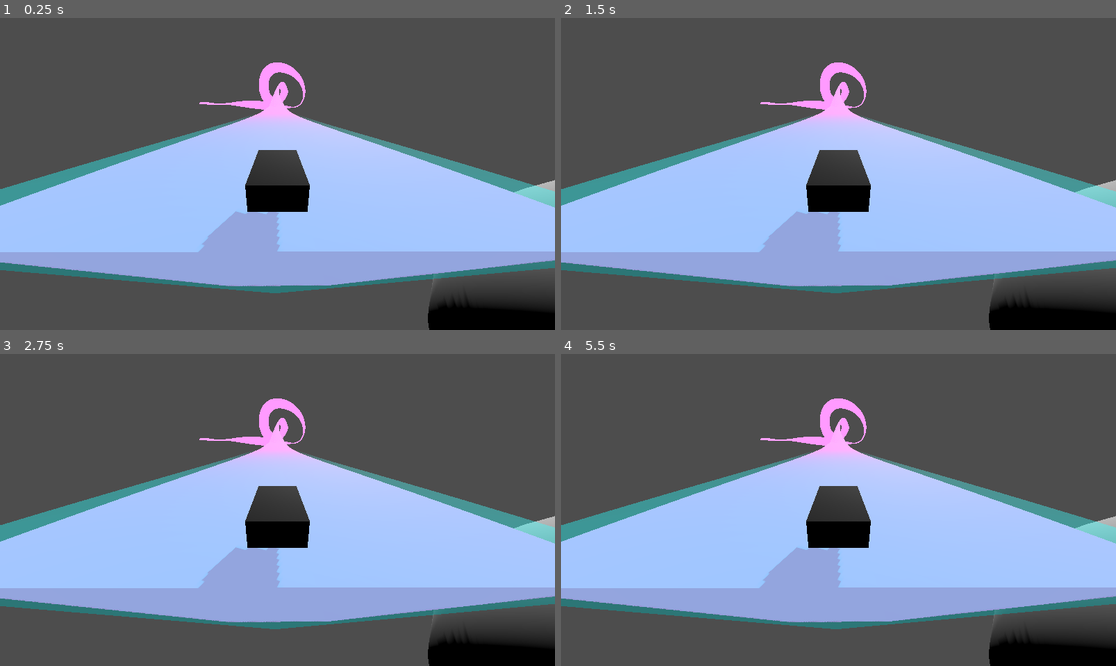
Above: before the commit, frames 1-4 (two rows, left to right).
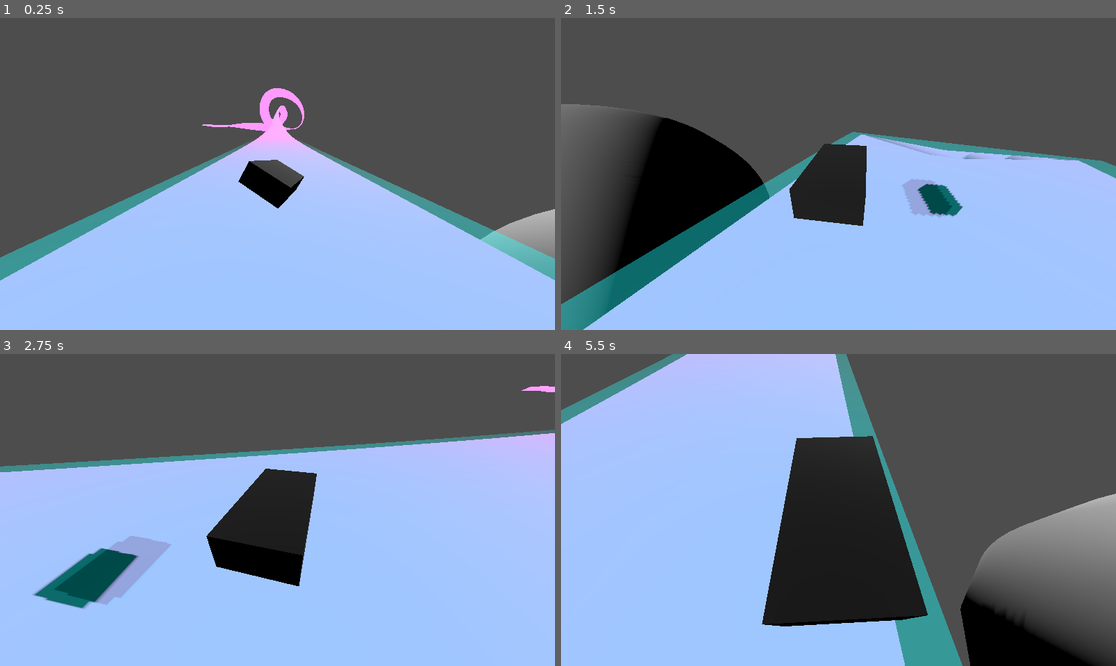
Above: after the commit, the same moments.

Repository: DevVand/fzero-gravity-like
Game: Godot game, scene res://game.tscn
The game is run twice, just before and just after one commit, with the same random seed, the same clock (stepped at 60 frames per second) and the same inputs.
Inputs:
- Up to frame 1 (0.25 s): no input
- Up to frame 2 (1.5 s): tap Enter at 0.5 s; hold D (right) 0.53-1.28 s; tap W (acel) at 0.6, 1.35 s; hold S (reverse) from 1.28 s (still down)
- Up to frame 3 (2.75 s): release S (reverse) at 2.03 s; hold D (right) from 2.03 s (still down); tap W (acel) at 2.1 s
- Up to frame 4 (5.5 s): release D (right) at 2.78 s; hold Up (ui_up) 2.78-3.53 s; tap W (acel) every 0.75 s from 2.85 to 5.1 s; hold A (left) 3.53-5.03 s; hold S (reverse) from 5.03 s (still down)

The runs differ from the first frame. In frame 1, 46% of the frame differs, in the area x 0-100%, y 14-100%; in frame 2, 47%; in frame 3, 48%; in frame 4, 64%, in the area x 0-100%, y 0-100%.
Error before the commit: Parse Error: Identifier "lVelocity" not declared in the current scope. (res://ShipControl.gd:45)

Commit message:
now it works

Diff:
--- /dev/null
+++ b/RayCast3D.gd
@@ -0,0 +1,18 @@
+extends RayCast3D
+
+var wasColliding:bool = false
+signal enteredColision
+signal exitedColision
+# Called when the node enters the scene tree for the first time.
+func _ready():
+	pass # Replace with function body.
+
+
+# Called every frame. 'delta' is the elapsed time since the previous frame.
+func _process(delta):
+	if is_colliding() && !wasColliding:
+		enteredColision.emit()
+		wasColliding=is_colliding()
+	elif !is_colliding() && wasColliding:
+		exitedColision.emit()
+		wasColliding=is_colliding()
--- a/ShipControl.gd
+++ b/ShipControl.gd
@@ -1,17 +1,19 @@
 extends StaticBody3D
 
 @export var ray: RayCast3D
+
 @export var currentLine: Path3D
+@export var currentPath: PathFollow3D
 
 
 var dir: Vector3
-
-
 
 @export var acceleration: float
 var gVelocity: Vector3
 var velocity: Vector3
 var linearVelocity: float
+
+var lVelocity: float = 10
 @export var friction: float = .95
 
 @export var rAcceleration: float
@@ -26,10 +28,19 @@
 @export var groundMagnetRotSpeed: float = 10
 @export var groundMagnetHeighSpeed: float = 10
 # Called when the node enters the scene tree for the first time.
+var curve:Curve3D
+
 func _ready():
+	#currentPath = get_tree().current_scene.get_node("Path3D/PathFollow3D")
+	#currentLine = get_tree().current_scene.get_node("$../track")
+
+	curve = currentLine.curve
 	pass # Replace with function body.
 
+
 func _physics_process(delta):
+
+
 	pass
 
 		#transform.origin.lerp( (p + transform.basis.y * groundMagnetDist), lerpV ) #* groundMagnetLerp * delta)
@@ -59,6 +70,12 @@
 		var rDif: float = 1+abs(basis.y.angle_to(n) )*10
 		var lerpR: float = (rDif *groundMagnetRotSpeed)*delta
 		var lerpV: float = ( ((1+dist)*10)+groundMagnetHeighSpeed)*delta
+
+		var poffset = curve.get_closest_point( position )
+		var normal = (poffset - global_position).normalized() as Vector3
+		#rotation = normal
+		#
+
 		t.basis.y = n
 		t.basis.x = -t.basis.z.cross(n)
 		t.basis = t.basis.orthonormalized()
--- a/game.tscn
+++ b/game.tscn
@@ -1,11 +1,119 @@
-[gd_scene load_steps=8 format=3 uid="uid://dlr4nrciifgm4"]
+[gd_scene load_steps=15 format=3 uid="uid://dlr4nrciifgm4"]
 
 [ext_resource type="PackedScene" uid="uid://icv5x8xkkgs6" path="res://track.tscn" id="1_wi8fe"]
 [ext_resource type="Script" path="res://ShipControl.gd" id="2_lo1p2"]
 [ext_resource type="Script" path="res://Camera3D.gd" id="3_4rinq"]
-
-[sub_resource type="BoxShape3D" id="BoxShape3D_q0203"]
-size = Vector3(1, 0.5, 2)
+[ext_resource type="Script" path="res://RayCast3D.gd" id="3_d63by"]
+
+[sub_resource type="Curve3D" id="Curve3D_guihs"]
+resource_local_to_scene = true
+bake_interval = 0.01
+_data = {
+"points": PackedVector3Array(5.96584, -1.96653, -9.2618, 0, 0, 10, 0, 0, 0, 1.4669, -2.89105, -76.5041, -1.4669, 2.89105, 76.5041, -2.28658e-05, -1.5456, 152.34, 12.6317, 14.0755, -45.7425, -12.6317, -14.0755, 45.7425, -11.1339, 23.7251, 328.613, 0, 1.90306, 61.85, 0, -1.90306, -61.85, 39.9753, -34.4653, 310.238, -14.4545, -5.11439, 0.78833, 14.4545, 5.11439, -0.78833, 9.80186, 2.63494, 266.537, 39.9698, 5.78262, -30.3645, -39.9698, -5.78262, 30.3645, -12.6479, 48.3173, 291.397, -33.2241, 1.30518, 0.185883, 33.2241, -1.30518, -0.185883, -27.3717, -8.36816, 326.491, -43.0018, 1.66834, 2.40164, 43.0018, -1.66834, -2.40164, 87.7359, -0.894651, 322.685, -23.0465, 0, 0, 23.0465, 0, 0, 138.302, 0.514515, 322.685),
+"tilts": PackedFloat32Array(0, 0, 3.14, 3.14, 3.14, 3.69, 3.465, 6.28, 6.28)
+}
+point_count = 9
+
+[sub_resource type="CapsuleShape3D" id="CapsuleShape3D_wiogi"]
+radius = 0.741474
+height = 3.0841
+
+[sub_resource type="Animation" id="Animation_cnbef"]
+resource_name = "idle"
+length = 0.001
+tracks/0/type = "value"
+tracks/0/imported = false
+tracks/0/enabled = true
+tracks/0/path = NodePath("ship:rotation")
+tracks/0/interp = 1
+tracks/0/loop_wrap = true
+tracks/0/keys = {
+"times": PackedFloat32Array(0),
+"transitions": PackedFloat32Array(1),
+"update": 0,
+"values": [Vector3(0, 0, 0)]
+}
+
+[sub_resource type="Animation" id="Animation_421hk"]
+resource_name = "offTrack"
+length = 0.6
+loop_mode = 1
+tracks/0/type = "value"
+tracks/0/imported = false
+tracks/0/enabled = true
+tracks/0/path = NodePath("ship:rotation")
+tracks/0/interp = 1
+tracks/0/loop_wrap = true
+tracks/0/keys = {
+"times": PackedFloat32Array(0, 0.6),
+"transitions": PackedFloat32Array(1, 1),
+"update": 0,
+"values": [Vector3(0, 0, 0), Vector3(6.28319, 6.28319, 0)]
+}
+
+[sub_resource type="Animation" id="Animation_sewhv"]
+length = 0.001
+tracks/0/type = "value"
+tracks/0/imported = false
+tracks/0/enabled = true
+tracks/0/path = NodePath("ship:rotation")
+tracks/0/interp = 1
+tracks/0/loop_wrap = true
+tracks/0/keys = {
+"times": PackedFloat32Array(0),
+"transitions": PackedFloat32Array(1),
+"update": 0,
+"values": [Vector3(0, 0, 0)]
+}
+tracks/1/type = "value"
+tracks/1/imported = false
+tracks/1/enabled = true
+tracks/1/path = NodePath("ship:position")
+tracks/1/interp = 1
+tracks/1/loop_wrap = true
+tracks/1/keys = {
+"times": PackedFloat32Array(0),
+"transitions": PackedFloat32Array(1),
+"update": 0,
+"values": [Vector3(0, 0, 0)]
+}
+
+[sub_resource type="Animation" id="Animation_tlxtr"]
+resource_name = "getInTrack"
+length = 0.600005
+step = 0.05
+tracks/0/type = "value"
+tracks/0/imported = false
+tracks/0/enabled = true
+tracks/0/path = NodePath("ship:position")
+tracks/0/interp = 1
+tracks/0/loop_wrap = true
+tracks/0/keys = {
+"times": PackedFloat32Array(0, 0.45),
+"transitions": PackedFloat32Array(0.517632, 1),
+"update": 0,
+"values": [Vector3(0, -0.384588, 1.19209e-07), Vector3(0, 0, 0)]
+}
+tracks/1/type = "value"
+tracks/1/imported = false
+tracks/1/enabled = true
+tracks/1/path = NodePath("ship:rotation")
+tracks/1/interp = 1
+tracks/1/loop_wrap = true
+tracks/1/keys = {
+"times": PackedFloat32Array(0, 0.15, 0.45),
+"transitions": PackedFloat32Array(0.435275, 0.615572, 1),
+"update": 0,
+"values": [Vector3(0.466003, 0.776672, 0.106465), Vector3(0.25493, -0.392399, 0.636563), Vector3(0, 0, 0)]
+}
+
+[sub_resource type="AnimationLibrary" id="AnimationLibrary_3ysex"]
+_data = {
+"RESET": SubResource("Animation_sewhv"),
+"getInTrack": SubResource("Animation_tlxtr"),
+"idle": SubResource("Animation_cnbef"),
+"offTrack": SubResource("Animation_421hk")
+}
 
 [sub_resource type="StandardMaterial3D" id="StandardMaterial3D_0ineh"]
 albedo_color = Color(0, 0, 0, 1)
@@ -20,6 +128,7 @@
 
 [node name="track" parent="." instance=ExtResource("1_wi8fe")]
 transform = Transform3D(1, 0, 0, 0, 1, 0, 0, 0, 1, -0.0107213, -0.0106401, -0.00846243)
+curve = SubResource("Curve3D_guihs")
 
 [node name="DirectionalLight3D" type="DirectionalLight3D" parent="."]
 transform = Transform3D(0.916321, 0.175971, -0.359709, 0, 0.898273, 0.439438, 0.400445, -0.402666, 0.823106, -2.63272, 8.20744, 4.90258)
@@ -27,29 +136,39 @@
 shadow_enabled = true
 directional_shadow_mode = 1
 
-[node name="StaticBody3D" type="StaticBody3D" parent="." node_paths=PackedStringArray("ray")]
-transform = Transform3D(1, 0, 1.74846e-07, 0, 1, 0, -1.74846e-07, 0, 1, 0, 1.83011, 1.93498)
+[node name="StaticBody3D" type="StaticBody3D" parent="." node_paths=PackedStringArray("ray", "currentLine")]
+transform = Transform3D(1, 3.0571e-14, 1.74846e-07, 0, 1, -1.74846e-07, -1.74846e-07, 1.74846e-07, 1, 0, 1.83011, 1.93498)
 input_ray_pickable = false
 script = ExtResource("2_lo1p2")
-ray = NodePath("CollisionShape3D/RayCast3D")
+ray = NodePath("groundCheck")
+currentLine = NodePath("../track")
 acceleration = 2.0
 friction = 0.97
-rAcceleration = 1.2
-rFriction = 0.75
+rAcceleration = 0.5
+rFriction = 0.875
 groundMagnet = 0.5
 groundMagnetDist = 2.5
 groundMagnetRotSpeed = 0.8
 groundMagnetHeighSpeed = 0.2
 
-[node name="CollisionShape3D" type="CollisionShape3D" parent="StaticBody3D"]
-shape = SubResource("BoxShape3D_q0203")
-disabled = true
-
-[node name="RayCast3D" type="RayCast3D" parent="StaticBody3D/CollisionShape3D"]
-transform = Transform3D(1, 0, 0, 0, 1, 0, 0, 0, 1, 0, -0.228, 0)
+[node name="collider" type="Area3D" parent="StaticBody3D"]
+
+[node name="CollisionShape3D2" type="CollisionShape3D" parent="StaticBody3D/collider"]
+transform = Transform3D(1, 0, 3.38813e-21, 0, -4.37114e-08, -1, 0, 1, -4.37114e-08, 0, 0, 0)
+shape = SubResource("CapsuleShape3D_wiogi")
+
+[node name="AnimationPlayer" type="AnimationPlayer" parent="StaticBody3D"]
+libraries = {
+"": SubResource("AnimationLibrary_3ysex")
+}
+
+[node name="groundCheck" type="RayCast3D" parent="StaticBody3D"]
+transform = Transform3D(1, 0, 0, 0, 1, 0, 0, 0, 1, 0, -0.228, 1.19209e-07)
 target_position = Vector3(0, -10, 0)
-
-[node name="MeshInstance3D" type="MeshInstance3D" parent="StaticBody3D/CollisionShape3D"]
+script = ExtResource("3_d63by")
+
+[node name="ship" type="MeshInstance3D" parent="StaticBody3D"]
+transform = Transform3D(1, 0, 0, 0, 1, 0, 0, 0, 1, 0, 0, 0)
 mesh = SubResource("BoxMesh_6d6jl")
 skeleton = NodePath("")
 
@@ -78,3 +197,8 @@
 
 [node name="CSGSphere3D" type="CSGSphere3D" parent="StaticBody3D2/CollisionShape3D"]
 rings = 30
+
+[connection signal="area_entered" from="StaticBody3D/collider" to="StaticBody3D/groundCheck" method="hide"]
+[connection signal="area_entered" from="StaticBody3D/collider" to="StaticBody3D" method="set_constant_linear_velocity" binds= [Vector3(0, 0, 0)]]
+[connection signal="enteredColision" from="StaticBody3D/groundCheck" to="StaticBody3D/AnimationPlayer" method="play" binds= ["getInTrack"]]
+[connection signal="exitedColision" from="StaticBody3D/groundCheck" to="StaticBody3D/AnimationPlayer" method="play" binds= ["offTrack"]]
--- a/project.godot
+++ b/project.godot
@@ -12,7 +12,7 @@
 
 config/name="ship"
 run/main_scene="res://game.tscn"
-config/features=PackedStringArray("4.1", "GL Compatibility")
+config/features=PackedStringArray("4.2", "GL Compatibility")
 config/icon="res://icon.svg"
 
 [input]
--- a/track.tscn
+++ b/track.tscn
@@ -1,4 +1,13 @@
 [gd_scene load_steps=4 format=3 uid="uid://icv5x8xkkgs6"]
+
+[sub_resource type="Curve3D" id="Curve3D_hpv70"]
+resource_local_to_scene = true
+bake_interval = 0.01
+_data = {
+"points": PackedVector3Array(5.96584, -1.96653, -9.2618, 0, 0, 10, 0, 0, 0, 1.4669, -2.89105, -76.5041, -1.4669, 2.89105, 76.5041, -2.28658e-05, -1.5456, 152.34, 12.6317, 14.0755, -45.7425, -12.6317, -14.0755, 45.7425, -11.1339, 23.7251, 328.613, 0, 1.90306, 61.85, 0, -1.90306, -61.85, 39.9753, -34.4653, 310.238, -14.4545, -5.11439, 0.78833, 14.4545, 5.11439, -0.78833, 9.80186, 2.63494, 266.537, 39.9698, 5.78262, -30.3645, -39.9698, -5.78262, 30.3645, -12.6479, 48.3173, 291.397, -33.2241, 1.30518, 0.185883, 33.2241, -1.30518, -0.185883, -27.3717, -8.36816, 326.491, -43.0018, 1.66834, 2.40164, 43.0018, -1.66834, -2.40164, 87.7359, -0.894651, 322.685, -23.0465, 0, 0, 23.0465, 0, 0, 138.302, 0.514515, 322.685),
+"tilts": PackedFloat32Array(0, 0, 3.14, 3.14, 3.14, 3.69, 3.465, 6.28, 6.28)
+}
+point_count = 9
 
 [sub_resource type="StandardMaterial3D" id="StandardMaterial3D_ng3kw"]
 albedo_color = Color(1, 0.494118, 0.882353, 1)
@@ -17,23 +26,16 @@
 distance_fade_min_distance = 72.75
 distance_fade_max_distance = 0.0
 
-[sub_resource type="Curve3D" id="Curve3D_hpv70"]
-resource_local_to_scene = true
-bake_interval = 0.01
-_data = {
-"points": PackedVector3Array(5.96584, -1.96653, -9.2618, 0, 0, 10, 0, 0, 0, 1.4669, -2.89105, -76.5041, -1.4669, 2.89105, 76.5041, -2.28658e-05, -1.5456, 152.34, 12.6317, 14.0755, -45.7425, -12.6317, -14.0755, 45.7425, -11.1339, 23.7251, 328.613, 0, 1.90306, 61.85, 0, -1.90306, -61.85, 39.9753, -34.4653, 310.238, -14.4545, -5.11439, 0.78833, 14.4545, 5.11439, -0.78833, 9.80186, 2.63494, 266.537, 39.9698, 5.78262, -30.3645, -39.9698, -5.78262, 30.3645, -12.6479, 48.3173, 291.397, -33.2241, 1.30518, 0.185883, 33.2241, -1.30518, -0.185883, -27.3717, -8.36816, 326.491, -43.0018, 1.66834, 2.40164, 43.0018, -1.66834, -2.40164, 87.7359, -0.894651, 322.685, -23.0465, 0, 0, 23.0465, 0, 0, 138.302, 0.514515, 322.685),
-"tilts": PackedFloat32Array(0, 0, 3.14, 3.14, 3.14, 3.69, 3.465, 6.28, 6.28)
-}
-point_count = 9
-
-[node name="Node3D" type="Node3D"]
+[node name="Path3D" type="Path3D"]
+transform = Transform3D(1, 0, 0, 0, 1, 0, 0, 0, 1, 0.040184, -0.128638, 0.83477)
+curve = SubResource("Curve3D_hpv70")
 
 [node name="visual" type="CSGPolygon3D" parent="."]
-transform = Transform3D(0.999998, -0.0018883, 0.000527509, 0.00188872, 0.999998, -0.000787337, -0.000526024, 0.000788321, 1, 0, 0, 0)
+transform = Transform3D(0.999998, -0.0018883, 0.000527509, 0.00188872, 0.999998, -0.000787337, -0.000526024, 0.000788321, 1, -0.040184, 0.128638, -0.83477)
 flip_faces = true
 polygon = PackedVector2Array(-1, 0, -7, 1, 0, 0.535, 7, 1, 1, 0)
 mode = 2
-path_node = NodePath("../Path3D")
+path_node = NodePath("..")
 path_interval_type = 0
 path_interval = 1.0
 path_simplify_angle = 0.0
@@ -45,11 +47,11 @@
 material = SubResource("StandardMaterial3D_ng3kw")
 
 [node name="col" type="CSGPolygon3D" parent="."]
-transform = Transform3D(0.999998, -0.0018883, 0.000527509, 0.00188872, 0.999998, -0.000787337, -0.000526024, 0.000788321, 1, 0.0280991, -3.8147e-06, -0.141327)
+transform = Transform3D(0.999998, -0.0018883, 0.000527509, 0.00188872, 0.999998, -0.000787337, -0.000526024, 0.000788321, 1, -0.0120849, 0.128634, -0.976097)
 use_collision = true
 polygon = PackedVector2Array(-8, 1.1, 8, 1.1, 0, 0)
 mode = 2
-path_node = NodePath("../Path3D")
+path_node = NodePath("..")
 path_interval_type = 0
 path_interval = 1.0
 path_simplify_angle = 0.0
@@ -59,7 +61,3 @@
 path_u_distance = 1.0
 path_joined = false
 material = SubResource("StandardMaterial3D_ssifa")
-
-[node name="Path3D" type="Path3D" parent="."]
-transform = Transform3D(1, 0, 0, 0, 1, 0, 0, 0, 1, 0.040184, -0.128638, 0.83477)
-curve = SubResource("Curve3D_hpv70")
